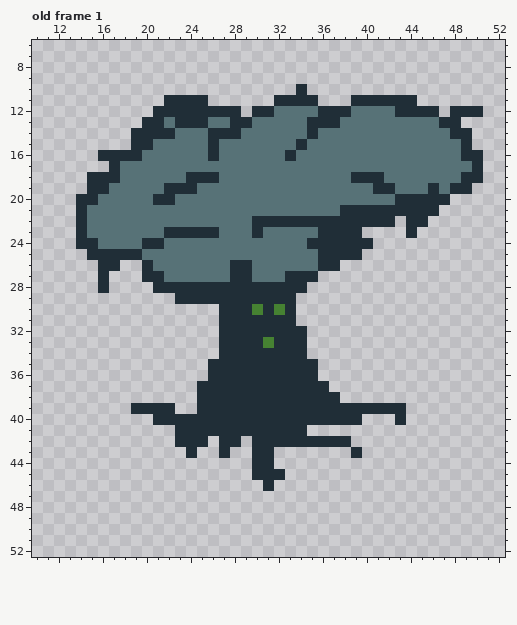
Pixel-art file, stored at Assets/Sprites/Player.aseprite. That is the earlier state.
64x64 pixels, 1 frame. Shown: old frame 1: x 10..52, y 6..52. The commit also changed other frames, which this record leaves out.
New version:
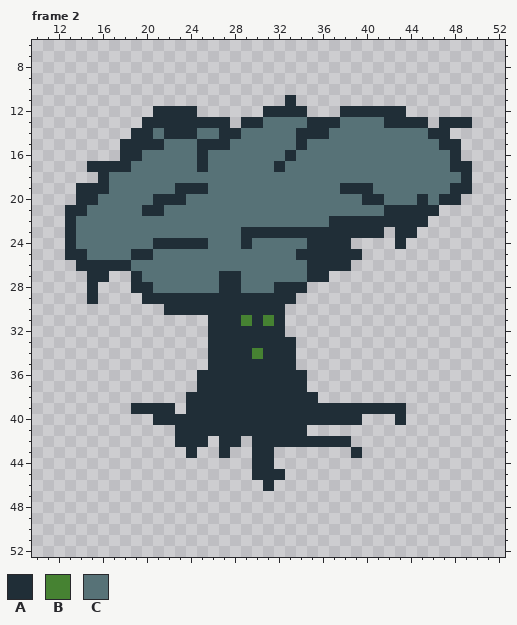
Palette (. is transparent): A #202e37  B #468232  C #577277
A new or re-ordered frame is compared with the old frame closest to it.
The exact change:
frames 1 -> 8
Frame 2 is new; against old frame 1, layer "Player":
Colour A now appears in row 13 at x 49; in row 15 at x 18; in row 17 at x 15 to 16; in row 19 at x 14; in row 20 at x 48; in row 21 at x 13.
Colour A now appears in row 22 at x 13 and 43; in row 23 at x 13, 40 to 41 and 43; in row 24 at x 13 and 43; in row 25 at x 13 to 14; in row 26 at x 14 to 15, 18 and 38; in row 27 at x 15, 19 and 36.
Colour A now appears in row 28 at x 15 and 19 to 20; in row 29 at x 15 and 20 to 22; in row 30 at x 22 to 26; in rows 31 to 34 at x 26; in row 36 at x 25; in rows 38 to 39 at x 24.
The author changed colour B to colour A in row 30 at x 30 and 32; in row 33 at x 31.
The author changed colour C to colour A in row 12 at x 32 to 34 and 39 to 42; in row 13 at x 22, 26 to 27, 30 and 42 to 45; in row 14 at x 23 to 24, 34, 36 and 46 to 47; in row 15 at x 21, 25, 27 and 47 to 48; in row 16 at x 25 and 48; in row 17 at x 18, 25, 32 and 48 to 49.
The author changed colour C to colour A in row 19 at x 25 and 38 to 40; in row 20 at x 23 and 40 to 41; in row 21 at x 20 to 21; in row 23 at x 29 and 31 to 35; in row 24 at x 22 to 25 and 29; in row 25 at x 20 and 34 to 35.
The author changed colour C to colour A in row 26 at x 35; in row 27 at x 27.
The author changed colour A to colour B in row 31 at x 29 and 31; in row 34 at x 30.
Colour C now appears in row 26 at x 19.
The author changed colour A to colour C in row 14 at x 21 and 26; in row 16 at x 26; in row 18 at x 17, 24 to 26 and 39 to 41; in row 19 at x 22, 41 to 42 and 46; in row 20 at x 43 to 44 and 46; in row 21 at x 38 to 41.
The author changed colour A to colour C in row 22 at x 14 and 30 to 36; in row 23 at x 14 and 22 to 26; in row 24 at x 14 to 15 and 20; in row 25 at x 15 to 18; in row 26 at x 20 and 28 to 29; in row 27 at x 20 to 21, 29 and 33 to 34.
The author changed colour A to colour C in row 28 at x 21 to 26 and 29 to 31.
The author cleared colour A in row 10 at x 34; in row 11 at x 22 to 25, 32, 34 to 35 and 39 to 44; in row 12 at x 25 to 28, 30, 36 to 37, 44 to 46 and 48 to 50; in row 13 at x 28; in row 14 at x 48 to 49; in row 15 at x 49.
The author cleared colour A in row 16 at x 16 to 17 and 49 to 50; in row 17 at x 50; in row 18 at x 15 and 50; in row 24 at x 39 to 40; in row 28 at x 16; in rows 30 to 31 at x 33.
The author cleared colour A in row 32 at x 33 to 34; in rows 33 to 34 at x 34; in row 35 at x 34 to 35; in row 36 at x 35; in row 37 at x 35 to 36; in row 38 at x 36 to 37.
The author cleared colour C in row 12 at x 35; in row 13 at x 46.
Boxes around the changes in both pictures, in picture pixels (x1, y1, x2, y2):
changed: (65, 84, 483, 414)
